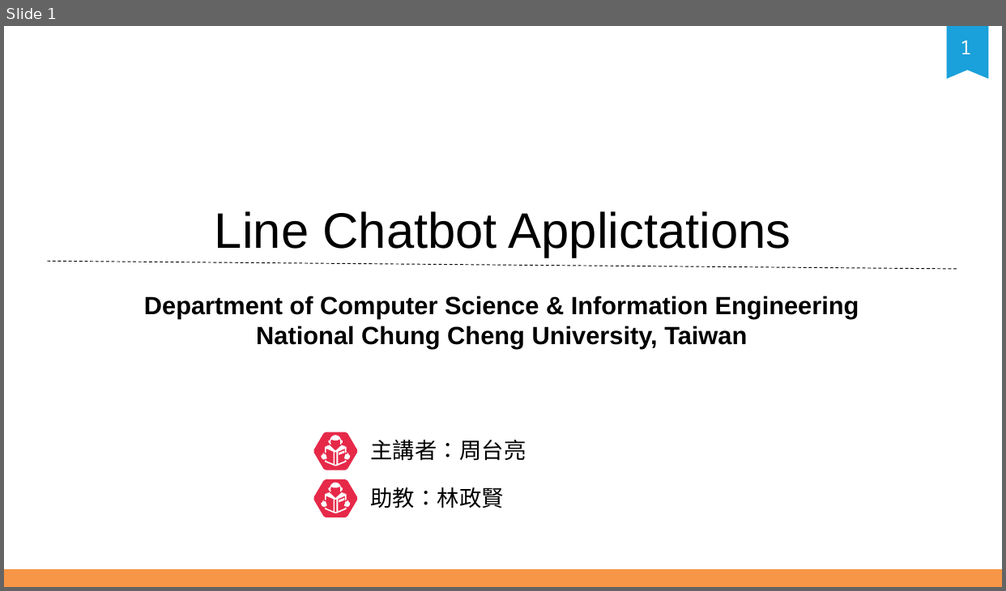
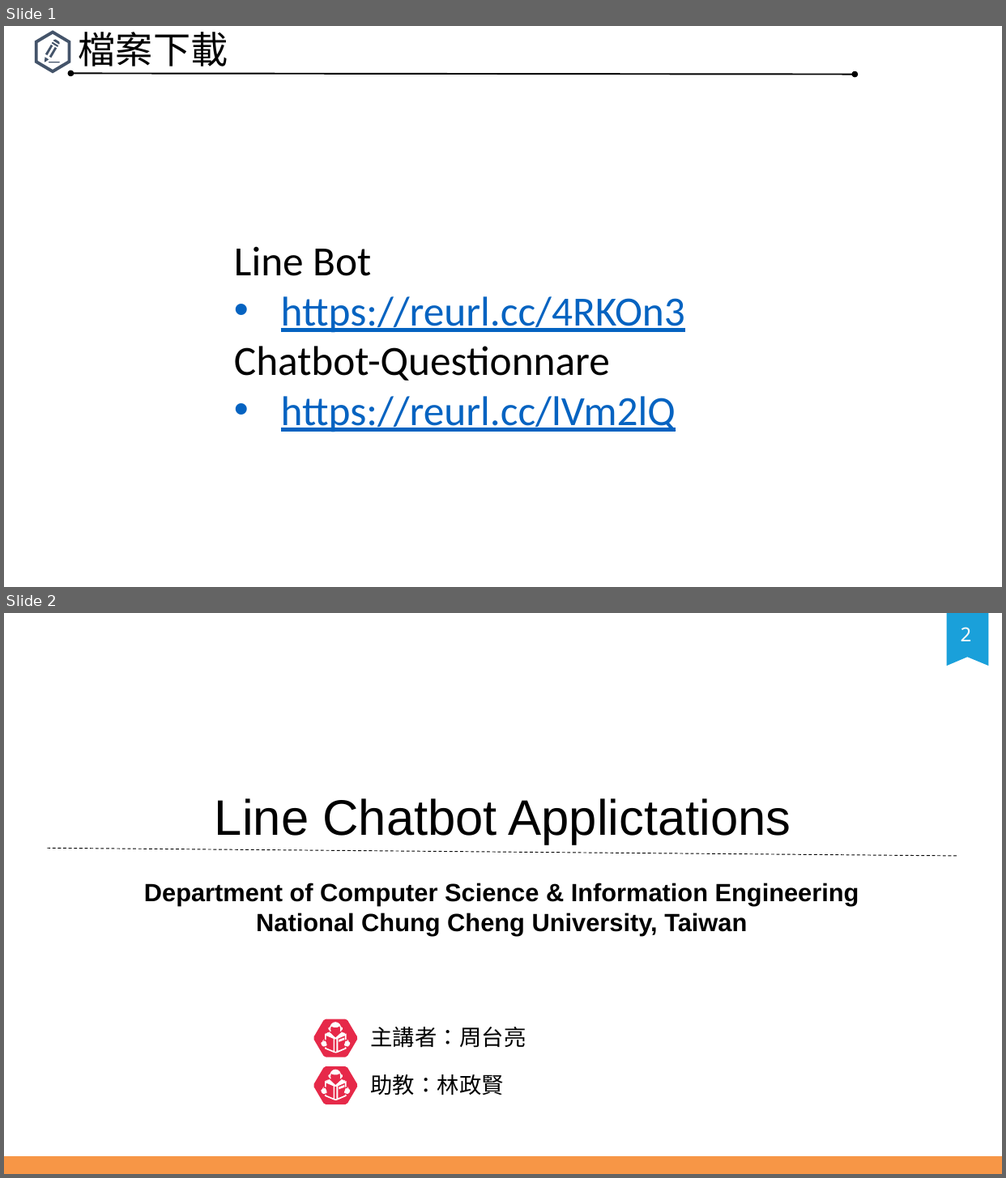
Before and after one commit to Tai-liang-Zhou/Chatbot-Questionnare---Google-Script-, a slide deck: 交大chatbot投影片.pptx. Shown one above the other, each under a label of ours: slide 1 before the commit, slides 1 and 2 after it. The pictures are 1006x591 and 1006x1178 pixels, drawn with LibreOffice and Linux fonts; fonts in the diff are those of the drawing; background and template pictures are left out. Boxes give left, top, right and bottom in pixels: in the first picture for what was removed or moved away, otherwise in the second. Text is boxed around its words. In the diff, an @@ line names an element or a change of style, - is before the commit and + after.

Commit message:
second commit

```diff
--- a/交大chatbot投影片.pptx
+++ b/交大chatbot投影片.pptx
@@ slide 1 added at (4,26,1002,587), background picture (left out) @@
@@ freeform shape added at (35,31,70,73), fill #44546A @@
@@ title added at (79,32,228,73), 36 pt, text #000000 @@
+檔案下載
@@ double arrow added from (70, 73) to (855, 74), #000000 1.5 pt @@
@@ text added at (234,246,685,433), 40 pt, text #0563C1, underline @@
+Line Bot
+• https://reurl.cc/4RKOn3
+Chatbot-Questionnare
+• https://reurl.cc/lVm2lQ
@@ what was slide 1 is now slide 2 @@
@@ page number at (960,627,971,641): text changed @@
-1
+2
```
